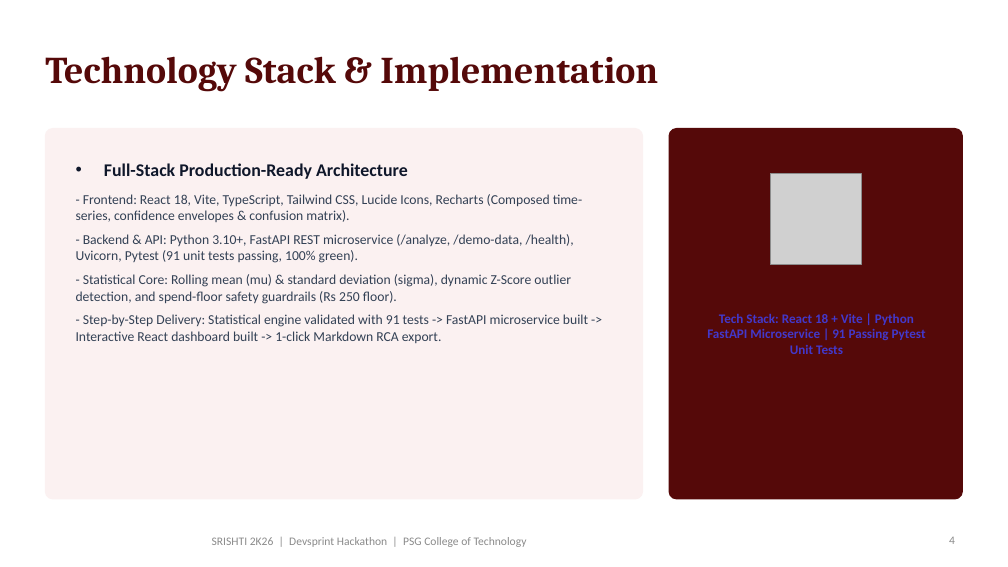
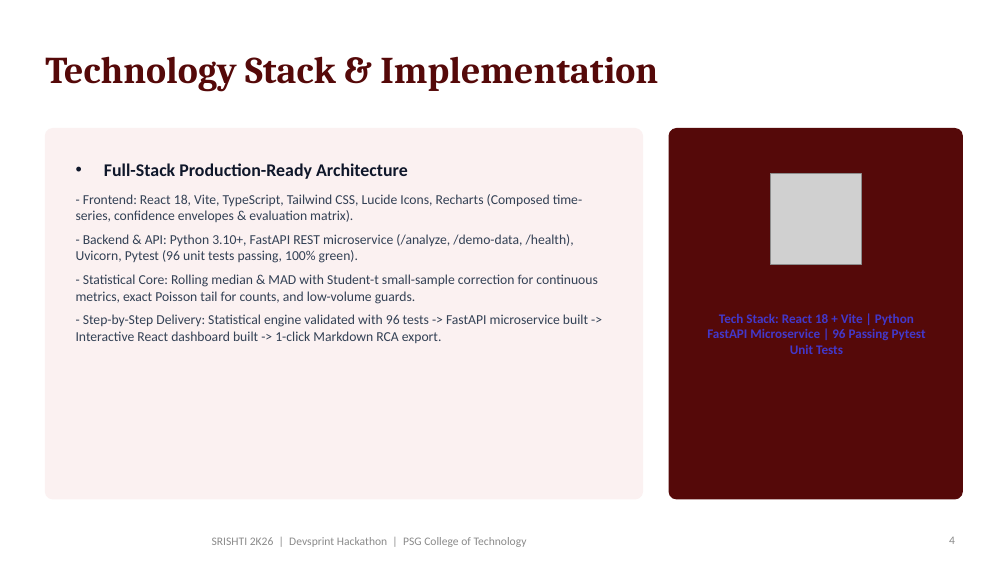
Before and after one commit to hackathon-2026-org/zerosec, a slide deck: slide 4 of ZeroSec_DevSprint_PS04_Presentation.pptx. Drawn at 1008x567 pixels with LibreOffice and Linux fonts; fonts in the diff are those of the drawing; grey boxes stand for pictures; background and template pictures are left out. Boxes give left, top, right and bottom in pixels: in the first picture for what was removed or moved away, otherwise in the second. Text is boxed around its words. In the diff, an @@ line names an element or a change of style, - is before the commit and + after.

Commit message:
fix: date timezone parsing, low-volume false critical alerts, and dashboard metric sync (96 passing tests)

```diff
--- a/ZeroSec_DevSprint_PS04_Presentation.pptx
+++ b/ZeroSec_DevSprint_PS04_Presentation.pptx
@@ text at [76,194,597,343]: text changed @@
-- Frontend: React 18, Vite, TypeScript, Tailwind CSS, Lucide Icons, Recharts (Composed time-series, confidence envelopes & confusion matrix).
-- Backend & API: Python 3.10+, FastAPI REST microservice (/analyze, /demo-data, /health), Uvicorn, Pytest (91 unit tests passing, 100% green).
-- Statistical Core: Rolling mean (mu) & standard deviation (sigma), dynamic Z-Score outlier detection, and spend-floor safety guardrails (Rs 250 floor).
-- Step-by-Step Delivery: Statistical engine validated with 91 tests -> FastAPI microservice built -> Interactive React dashboard built -> 1-click Markdown RCA export.
+- Frontend: React 18, Vite, TypeScript, Tailwind CSS, Lucide Icons, Recharts (Composed time-series, confidence envelopes & evaluation matrix).
+- Backend & API: Python 3.10+, FastAPI REST microservice (/analyze, /demo-data, /health), Uvicorn, Pytest (96 unit tests passing, 100% green).
+- Statistical Core: Rolling median & MAD with Student-t small-sample correction for continuous metrics, exact Poisson tail for counts, and low-volume guards.
+- Step-by-Step Delivery: Statistical engine validated with 96 tests -> FastAPI microservice built -> Interactive React dashboard built -> 1-click Markdown RCA export.
@@ text at [707,313,926,354]: text changed @@
-Tech Stack: React 18 + Vite | Python FastAPI Microservice | 91 Passing Pytest Unit Tests
+Tech Stack: React 18 + Vite | Python FastAPI Microservice | 96 Passing Pytest Unit Tests
```
Also in this commit, not shown: 3 other slides changed, 13 other files.
